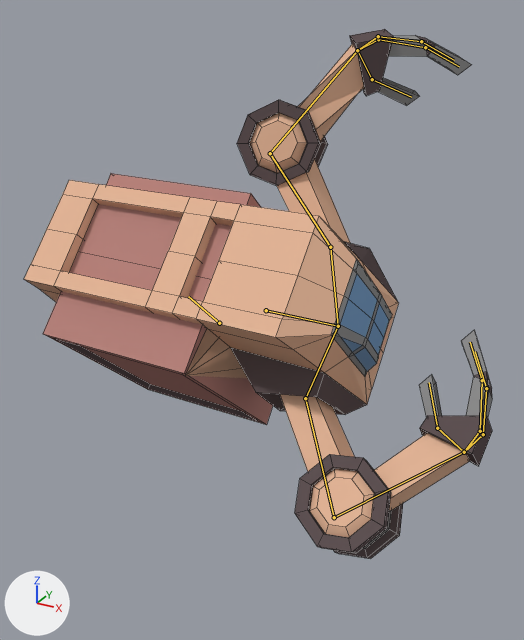
Two versions of the Blender file SharedFolder/spaceship.blend, one commit apart.
Before and after are seen from a 50 mm lens placed at (4.77, -8.77, 5.98), pointed at (-1.02, 1.78, 0.71). The lights are fixed; the arrows at lower left show +X, +Y and +Z. Both versions are drawn at frame 0 of the action 'TurnRightStand'; the numbers are the values there. The bones that bend it are drawn over the model as lines. Mesh edges are drawn as thin lines.
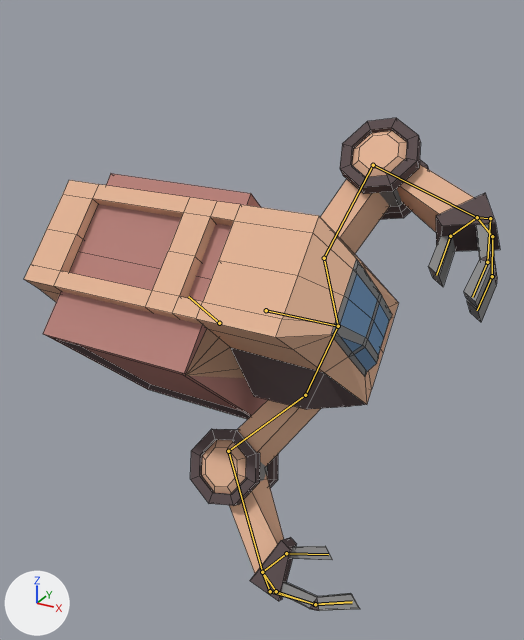
What the commit changed:
Bone 'Shoulder.L' (bone_shoulder_l) turns from (23, 0, 0) to (0, 0, 11) degrees about its own x, y and z.
Bone 'LowerArm.L' (bone_lowerarm_l) turns from (0, 0, 23) to (0, 0, -44) degrees about its own x, y and z.
Bone 'UpperArm.L' (bone_upperarm_l) turns from (7, 32, 25) to (0, 0, 0) degrees about its own x, y and z.
Bone 'Shoulder.R' (bone_shoulder_r) turns from (0, 0, 11) to (-23, 0, 0) degrees about its own x, y and z.
Bone 'LowerArm.R' (bone_lowerarm_r) turns from (0, 0, 44) to (0, 0, -23) degrees about its own x, y and z.
Bone 'UpperArm.R' (bone_upperarm_r) turns from (0, 0, 0) to (7, -32, -25) degrees about its own x, y and z.

Where the change shows, as pixel boxes [x1, y1, x2, y2] in the pictures (524 x 640 px):
'Cube', posed (7% shorter): before [24, 29, 492, 559]; after [24, 118, 500, 611]
bone 'Shoulder.L', root to tip: before (338, 326) to (330, 247); after (338, 326) to (324, 258)
bone 'LowerArm.L', root to tip: before (330, 247) to (270, 153); after (324, 258) to (373, 165)
bone 'UpperArm.L', root to tip: before (270, 153) to (357, 50); after (373, 165) to (477, 217)
bone 'Shoulder.R', root to tip: before (338, 326) to (305, 398); after (338, 326) to (305, 395)
bone 'LowerArm.R', root to tip: before (305, 398) to (334, 517); after (305, 395) to (228, 451)
bone 'UpperArm.R', root to tip: before (334, 517) to (464, 452); after (228, 451) to (262, 572)
